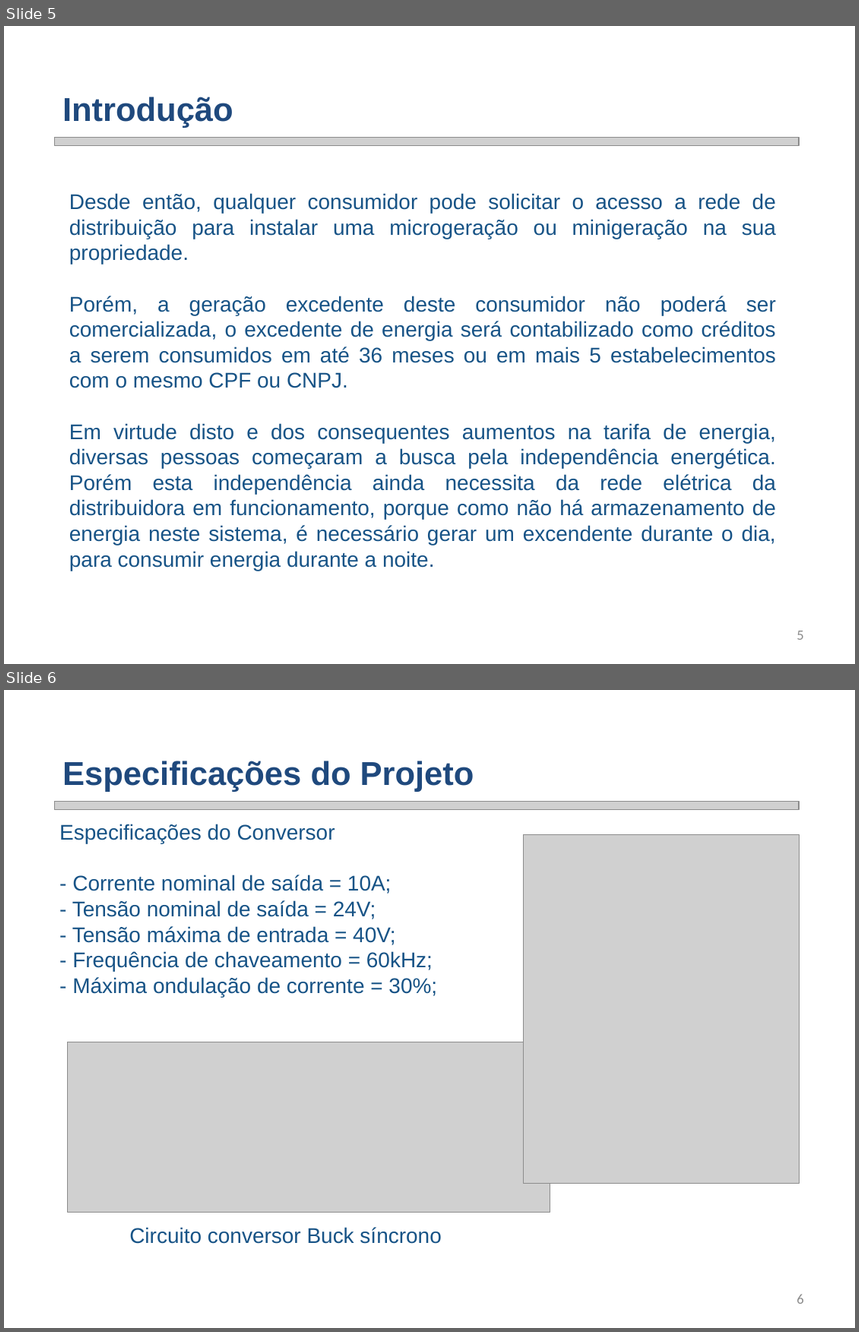
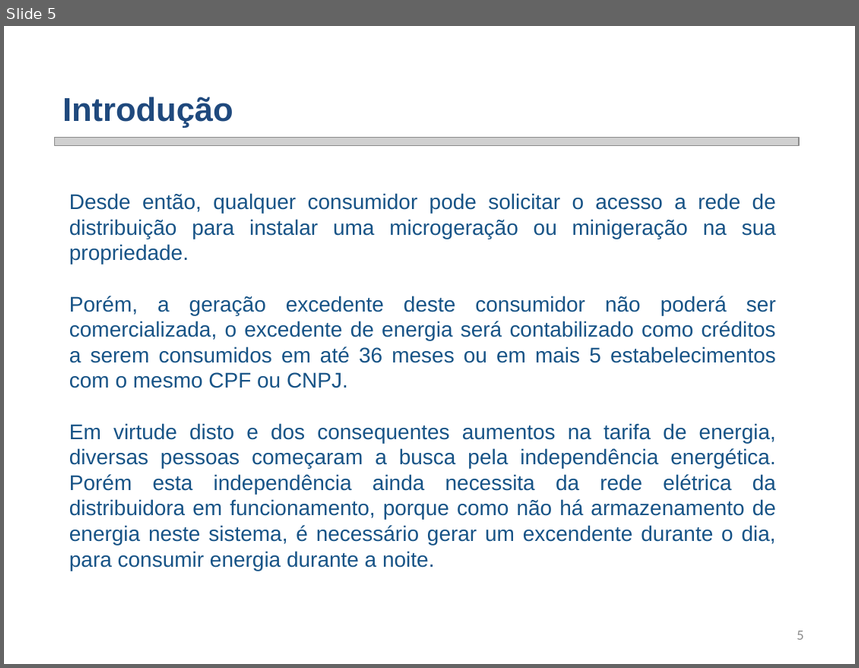
Before and after one commit to smarley2/SGR, a slide deck: Renes/Trabalho 2/SGR Trabalho 2 - Sistema Fotovoltaico.pptx. Shown one above the other, each under a label of ours: slides 5 and 6 before the commit, slide 5 after it. The pictures are 859x1332 and 859x668 pixels, drawn with LibreOffice and Linux fonts; fonts in the diff are those of the drawing; grey boxes stand for pictures; background and template pictures are left out. Boxes give left, top, right and bottom in pixels: in the first picture for what was removed or moved away, otherwise in the second. Text is boxed around its words. In the diff, an @@ line names an element or a change of style, - is before the commit and + after.

```diff
--- a/Renes/Trabalho 2/SGR Trabalho 2 - Sistema Fotovoltaico.pptx
+++ b/Renes/Trabalho 2/SGR Trabalho 2 - Sistema Fotovoltaico.pptx
@@ slide 6 removed at (4, 690, 855, 1328), background picture (left out) @@
@@ text removed at (63, 761, 474, 792) @@
-Especificações do Projeto
@@ picture removed at (54, 802, 799, 810) @@
@@ text removed at (59, 824, 437, 997) @@
-  Especificações do Conversor
-  - Corrente nominal de saída = 10A;
-  - Tensão nominal de saída = 24V;
-  - Tensão máxima de entrada = 40V;
-  - Frequência de chaveamento = 60kHz;
-  - Máxima ondulação de corrente = 30%;
@@ picture removed at (523, 834, 799, 1182) @@
@@ picture removed at (68, 1043, 550, 1213) @@
@@ text removed at (129, 1227, 441, 1244) @@
-  Circuito conversor Buck síncrono
@@ page number removed at (797, 1294, 804, 1304) @@
-6
```
Also in this commit, not shown: 2 slides changed, 18 slides added, 24 other slides removed, 23 other files.
